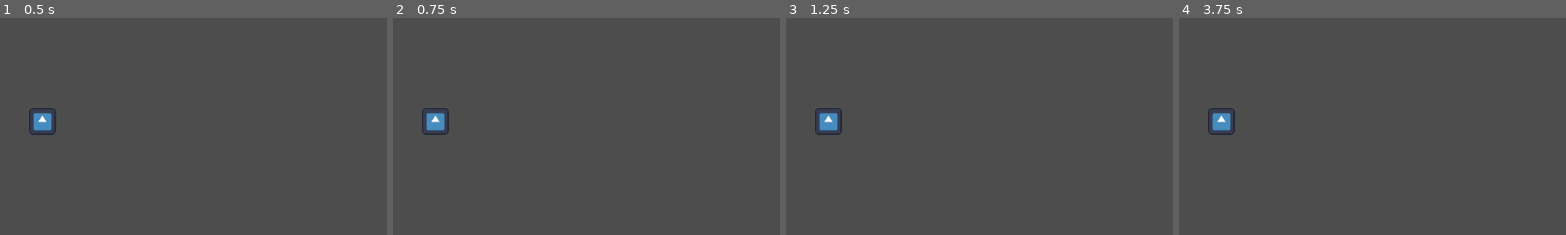
Above: before the commit, frames 1-4 (left to right).
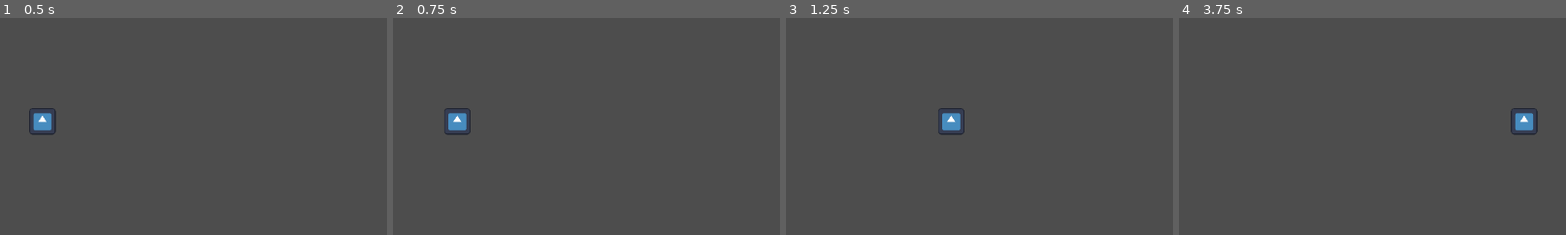
Above: after the commit, the same moments.

Repository: CBurgess97/godot-platformer
Game: Godot game, scene res://Player/player.tscn
The game is run twice, just before and just after one commit, with the same random seed, the same clock (stepped at 60 frames per second) and the same inputs. The project has no main scene, so this scene is started directly. The engine's default icon, where the game draws it, is replaced by a stand-in: a white triangle on a blue panel in a dark square.
Inputs:
- Up to frame 1 (0.5 s): no input
- Up to frame 2 (0.75 s): tap Enter at 0.5 s; hold Right (ui_right) from 0.53 s (still down)
- Up to frame 3 (1.25 s): keep holding Right (ui_right)
- Up to frame 4 (3.75 s): release Right (ui_right) at 1.28 s; hold Left (ui_left) 1.28-2.03 s; hold Right (ui_right) 2.03-3.53 s; hold Left (ui_left) from 3.53 s (still down)
The pictures show only the part of the screen within x 3-53%, y 0-50%; the shares and areas given below are measured in that part.

Frame 1 is identical in both runs. In frame 2, 1.1% of the frame differs, in the area x 7-21%, y 41-55%; in frame 3, 1.1%; in frame 4, 1.2%, in the area x 7-93%, y 41-55%.

Commit message:
Fix Wrong state_name Reference

Diff:
--- a/Player/Player States/player_state_machine.gd
+++ b/Player/Player States/player_state_machine.gd
@@ -17,7 +17,7 @@
 
 	# Set the starting state
 	if starting_state != null:
-		set_state(starting_state.name)
+		set_state(starting_state.state_name)
 	else:
 		push_error("No starting state set for player state machine! Defaulting to first state in the state dictionary.")
 		set_state(state_dictionary.keys()[0])
